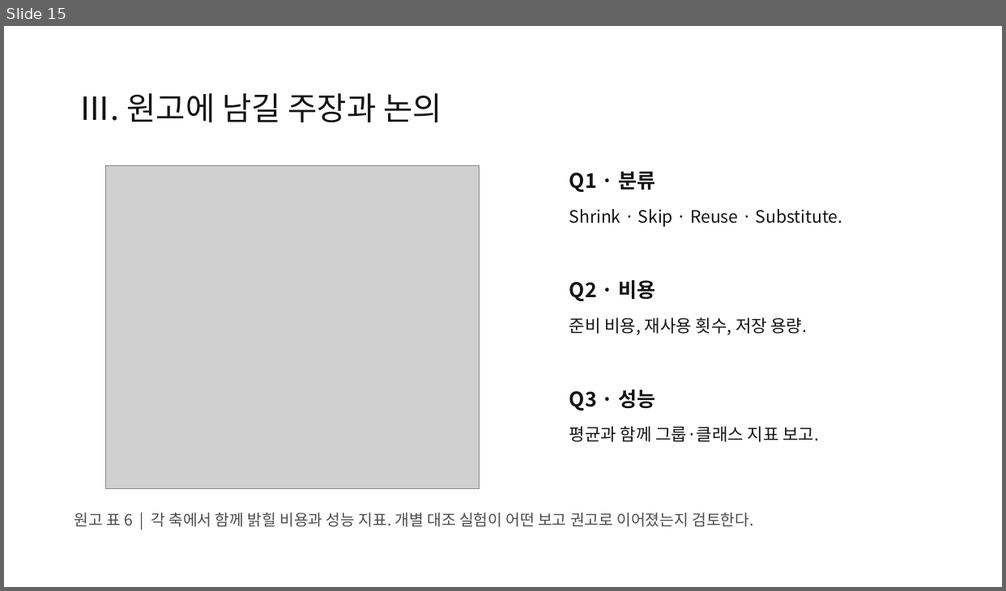
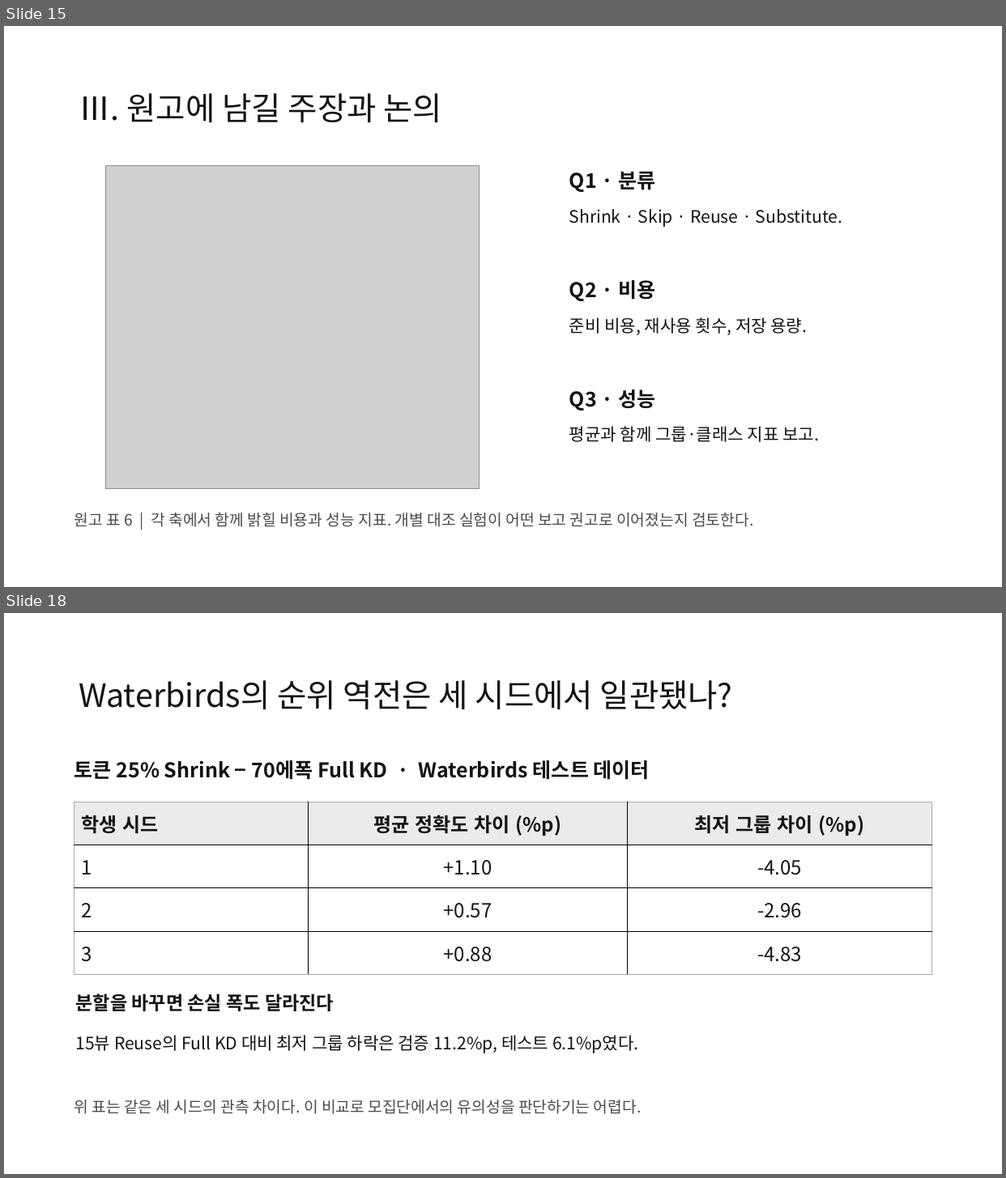
Before and after one commit to jeehoo0507/Efficient-KD-for-Vision, a slide deck: presentations/vision-kd-seminar/EKD-seminar.pptx. Shown one above the other, each under a label of ours: slide 15 before the commit, slides 15 and 18 after it; the slides between them are not shown. The pictures are 1006x591 and 1006x1178 pixels, drawn with LibreOffice and Linux fonts; fonts in the diff are those of the drawing; grey boxes stand for pictures. Boxes give left, top, right and bottom in pixels: in the first picture for what was removed or moved away, otherwise in the second. Text is boxed around its words. In the diff, an @@ line names an element or a change of style, - is before the commit and + after.

```diff
--- a/presentations/vision-kd-seminar/EKD-seminar.pptx
+++ b/presentations/vision-kd-seminar/EKD-seminar.pptx
@@ slide 18 added at <box>4,613,1002,1174</box>, background #FFFFFF @@
@@ title added at <box>79,680,732,709</box>, 30.8 pt, text #141414 @@
+Waterbirds의 순위 역전은 세 시드에서 일관됐나?
@@ text added at <box>74,760,650,780</box>, 19.5 pt, text #141414, bold @@
+토큰 25% Shrink − 70에폭 Full KD · Waterbirds 테스트 데이터
@@ table added at <box>74,802,931,974</box>, 4 rows, 3 columns @@
+학생 시드 | 평균 정확도 차이 (%p) | 최저 그룹 차이 (%p)
+1 | +1.10 | -4.05
+2 | +0.57 | -2.96
+3 | +0.88 | -4.83
@@ text added at <box>76,994,334,1012</box>, 18 pt, text #141414, bold @@
+분할을 바꾸면 손실 폭도 달라진다
@@ text added at <box>76,1035,639,1054</box>, 16.5 pt, text #141414 @@
+15뷰 Reuse의 Full KD 대비 최저 그룹 하락은 검증 11.2%p, 테스트 6.1%p였다.
@@ text added at <box>74,1100,641,1114</box>, 15 pt, text #4B4B4B @@
+위 표는 같은 세 시드의 관측 차이다. 이 비교로 모집단에서의 유의성을 판단하기는 어렵다.
```
Also in this commit, not shown: 5 slides changed, 2 other slides added, 14 other files.
